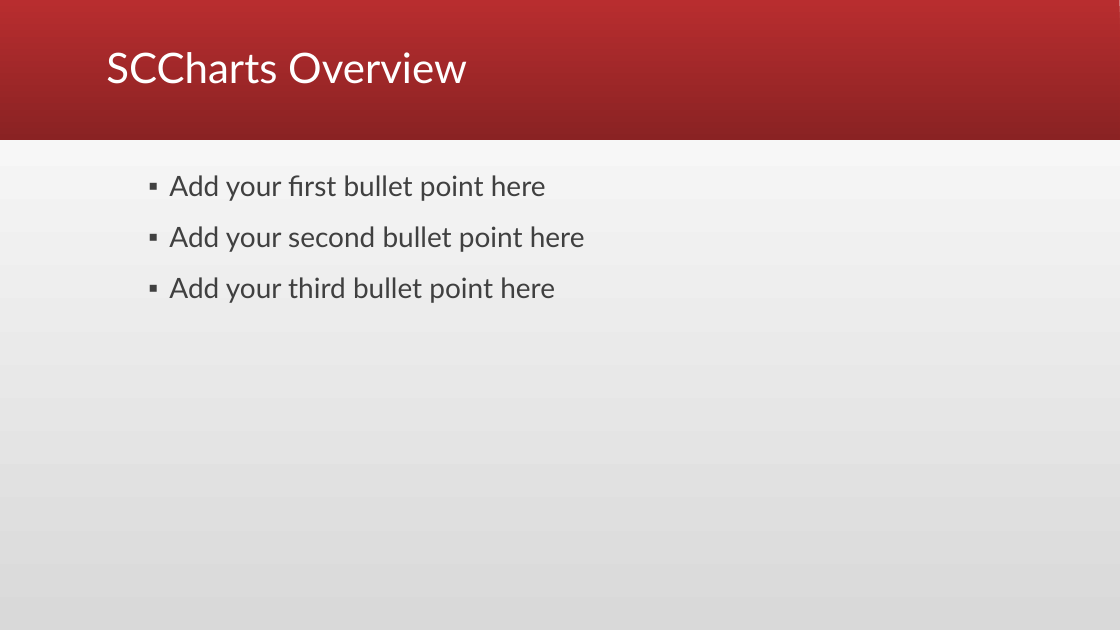
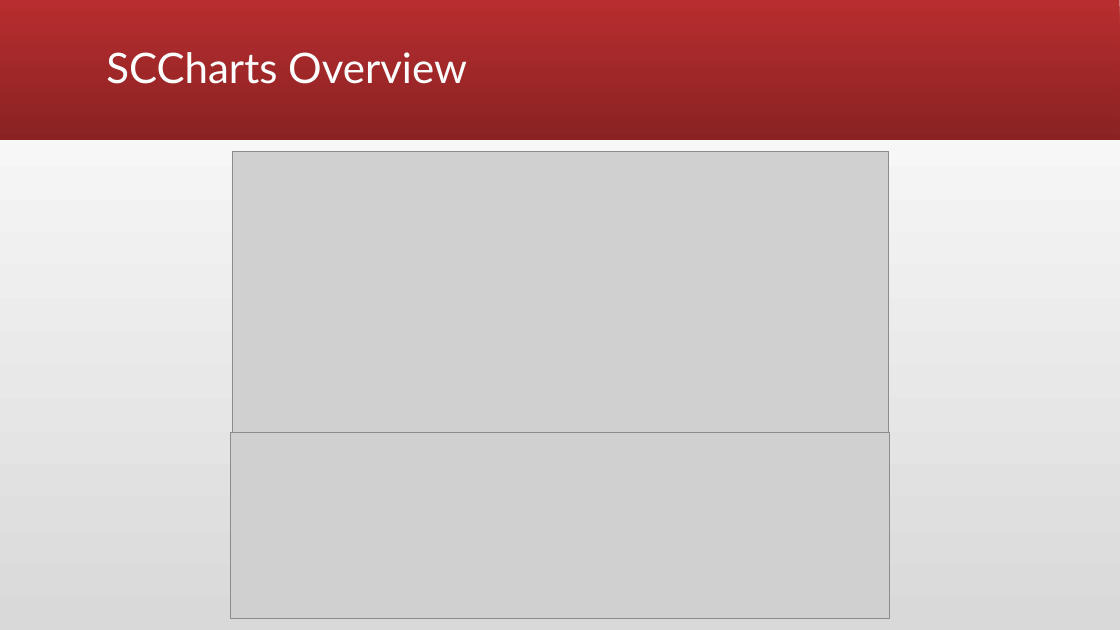
Before and after one commit to sherjeelshehzad/pacemaker, a slide deck: slide 2 of Assignment 2.pptx. Drawn at 1120x630 pixels with LibreOffice and Linux fonts; fonts in the diff are those of the drawing; grey boxes stand for pictures. Boxes give left, top, right and bottom in pixels: in the first picture for what was removed or moved away, otherwise in the second. Text is boxed around its words. In the diff, an @@ line names an element or a change of style, - is before the commit and + after.

```diff
--- a/Assignment 2.pptx
+++ b/Assignment 2.pptx
@@ text removed at bbox=[169, 175, 585, 303] @@
-▪ Add your first bullet point here
-▪ Add your second bullet point here
-▪ Add your third bullet point here
@@ picture added at bbox=[232, 152, 889, 435] @@
@@ picture added at bbox=[230, 433, 889, 619] @@
```
Also in this commit, not shown: 12 other files.
